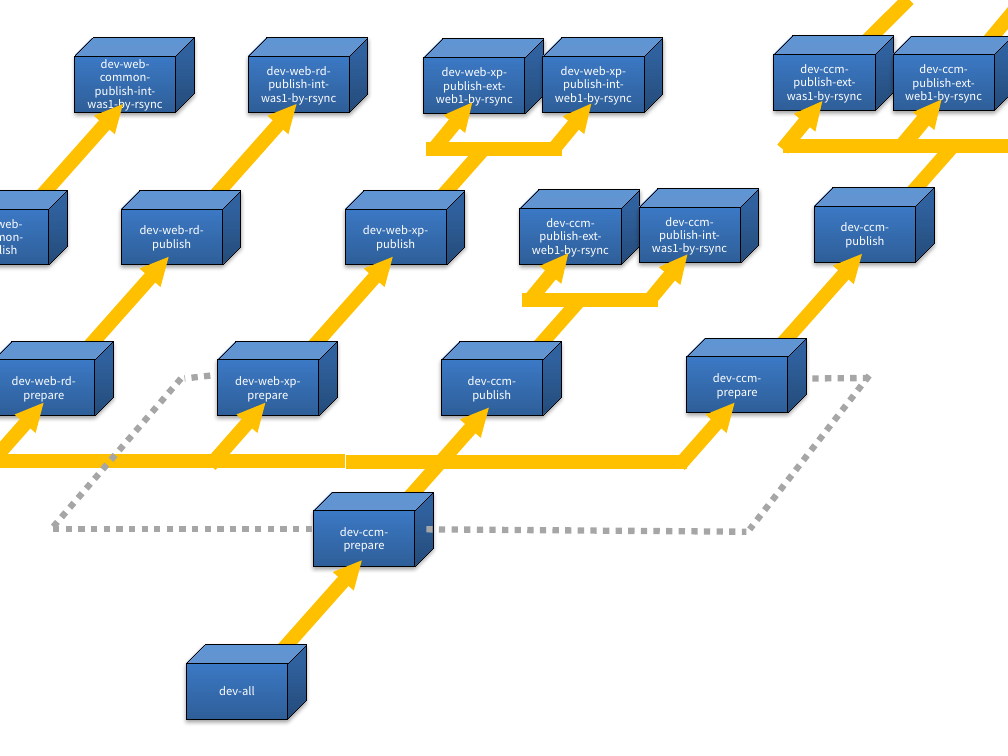
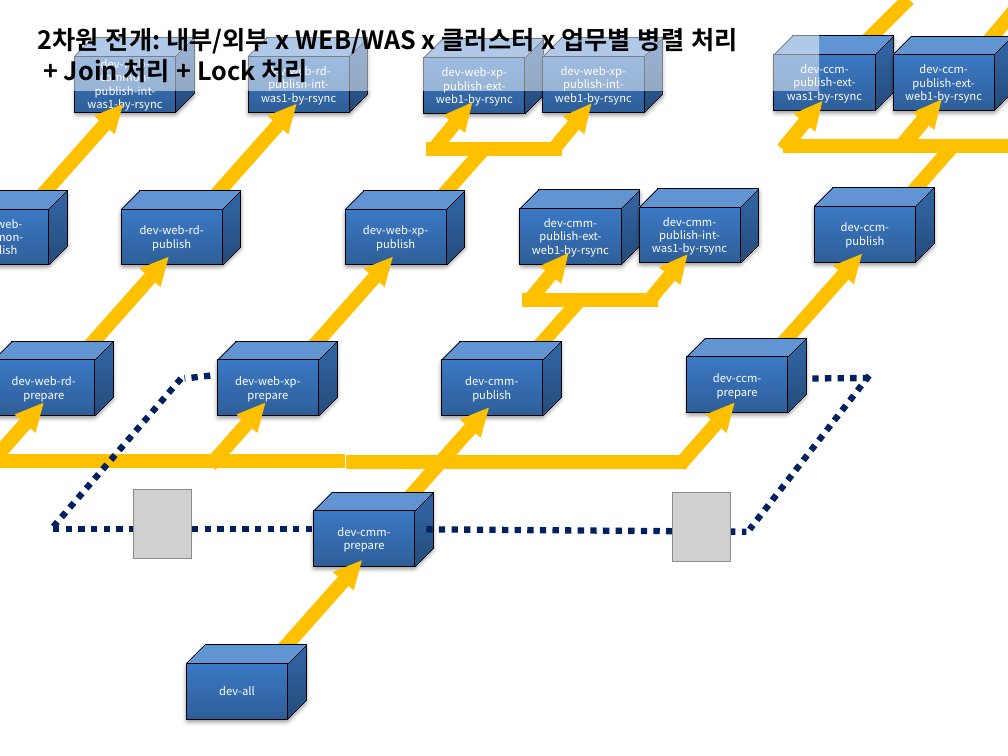
Before and after one commit to kwbaek/codelabor, a slide deck: slide 5 of documentation/draft/ci-environment/dependency-diagram(draft).pptx. Drawn at 1008x756 pixels with LibreOffice and Linux fonts; fonts in the diff are those of the drawing; grey boxes stand for pictures. Boxes give left, top, right and bottom in pixels: in the first picture for what was removed or moved away, otherwise in the second. Text is boxed around its words. In the diff, an @@ line names an element or a change of style, - is before the commit and + after.

```diff
--- a/documentation/draft/ci-environment/dependency-diagram(draft).pptx
+++ b/documentation/draft/ci-environment/dependency-diagram(draft).pptx
@@ rectangle added at (28,20,820,92), fill #FFFFFF at 50% opacity, 18 pt, text #000000, bold @@
+2차원 전개: 내부/외부 x WEB/WAS x 클러스터 x 업무별 병렬 처리
++ Join 처리 + Lock 처리
@@ text in cube at (532,218,609,257): text changed @@
-dev-ccm-publish-ext-web1-by-rsync
+dev-cmm-publish-ext-web1-by-rsync
@@ text in cube at (652,217,727,256): text changed @@
-dev-ccm-publish-int-was1-by-rsync
+dev-cmm-publish-int-was1-by-rsync
@@ line (181, 379) - (51, 529): stroke #A6A6A6 4.5 pt dashed to #002060 4.5 pt dashed @@
@@ line (211, 376) - (184, 379): stroke #A6A6A6 4.5 pt dashed to #002060 4.5 pt dashed @@
@@ text in cube at (465,376,518,402): text changed @@
-dev-ccm-publish
+dev-cmm-publish
@@ line (869, 376) - (750, 529): stroke #A6A6A6 4.5 pt dashed to #002060 4.5 pt dashed @@
@@ line (869, 378) - (806, 379): stroke #A6A6A6 4.5 pt dashed to #002060 4.5 pt dashed @@
@@ picture added at (133,490,192,558) @@
@@ picture added at (672,493,731,561) @@
@@ line (53, 529) - (313, 529): stroke #A6A6A6 4.5 pt dashed to #002060 4.5 pt dashed @@
@@ text in cube at (337,527,390,552): text changed @@
-dev-ccm-prepare
+dev-cmm-prepare
@@ line (426, 529) - (747, 532): stroke #A6A6A6 4.5 pt dashed to #002060 4.5 pt dashed @@
```
Also in this commit, not shown: 6 other slides changed.
